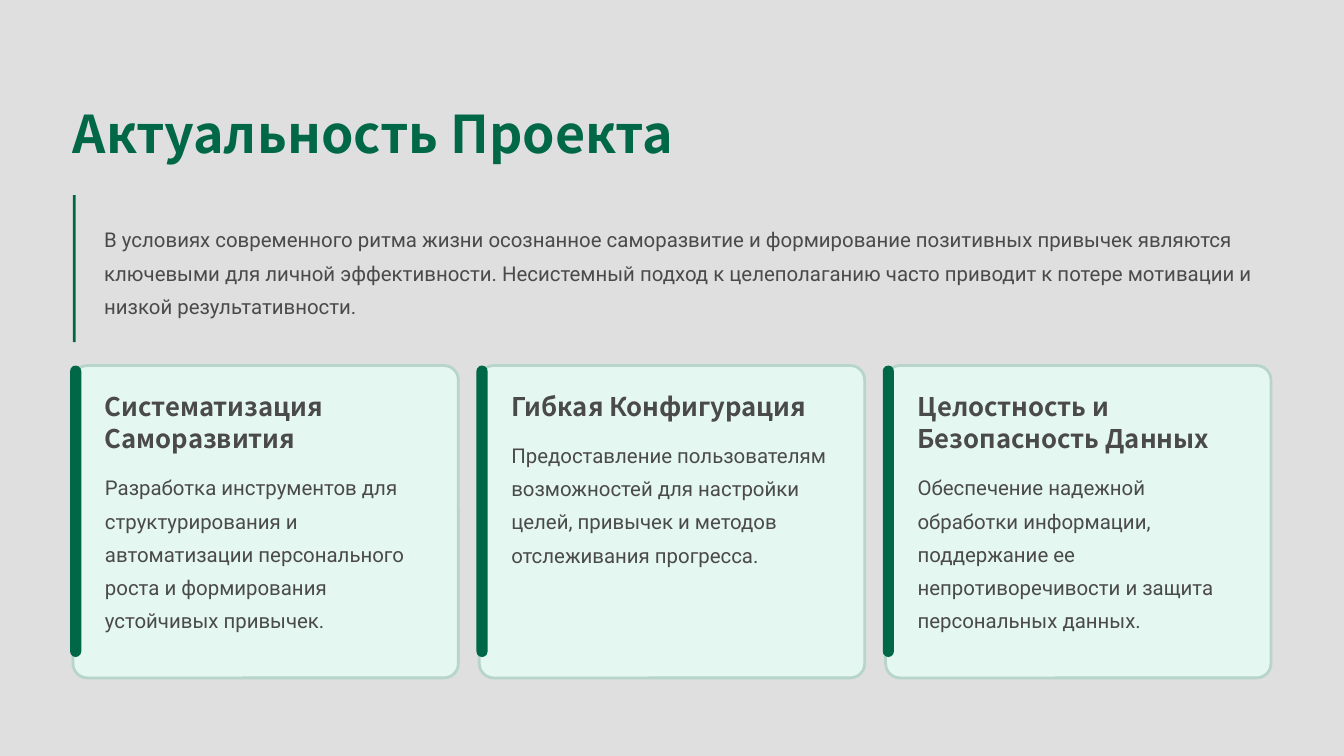
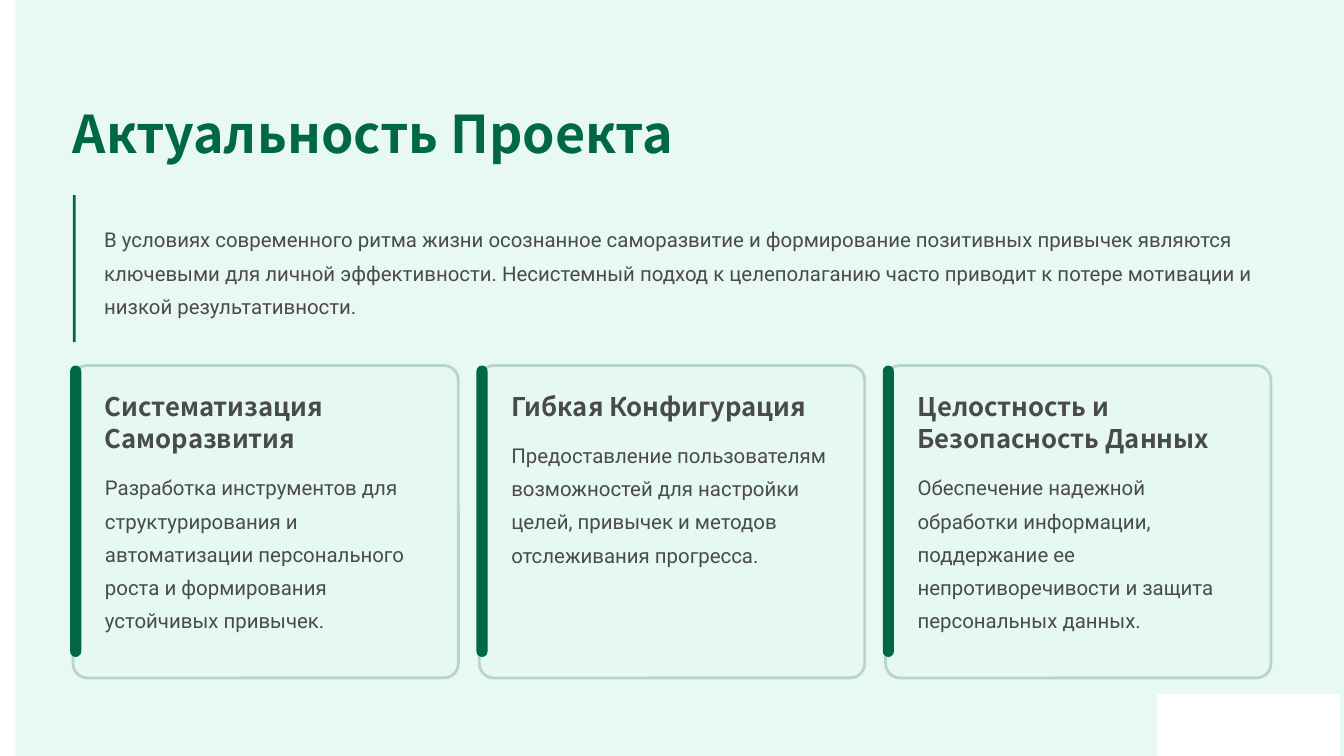
Before and after one commit to dasha2005nastya2006-ai/subd-kursach-414, a slide deck: slide 3 of Tebenkov/Tebenkov.pptx. Drawn at 1344x756 pixels with LibreOffice and Linux fonts; fonts in the diff are those of the drawing; background and template pictures are left out. Boxes give left, top, right and bottom in pixels: in the first picture for what was removed or moved away, otherwise in the second. Text is boxed around its words. In the diff, an @@ line names an element or a change of style, - is before the commit and + after.

```diff
--- a/Tebenkov/Tebenkov.pptx
+++ b/Tebenkov/Tebenkov.pptx
@@ rectangle resized from (x1=0, y1=0, x2=1344, y2=756) to (x1=16, y1=0, x2=1344, y2=756) @@
@@ rectangle at (x1=16, y1=0, x2=1344, y2=756): fill #DFDFE0 to #E5F9F2 at 85% opacity @@
@@ rectangle added at (x1=1158, y1=695, x2=1340, y2=756), fill #FFFFFF, outline #FFFFFF 0 pt @@
```
Also in this commit, not shown: 8 other slides changed.
